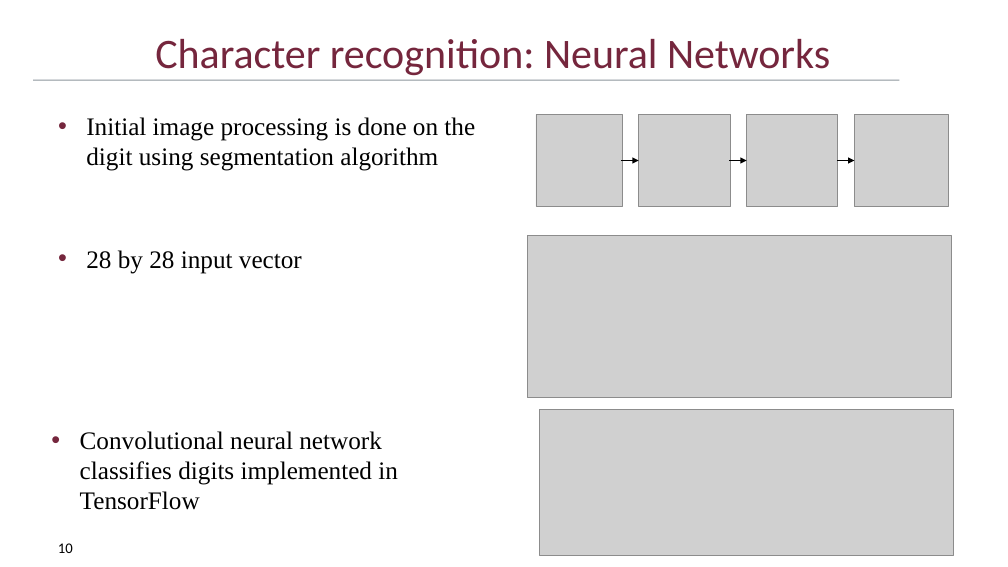
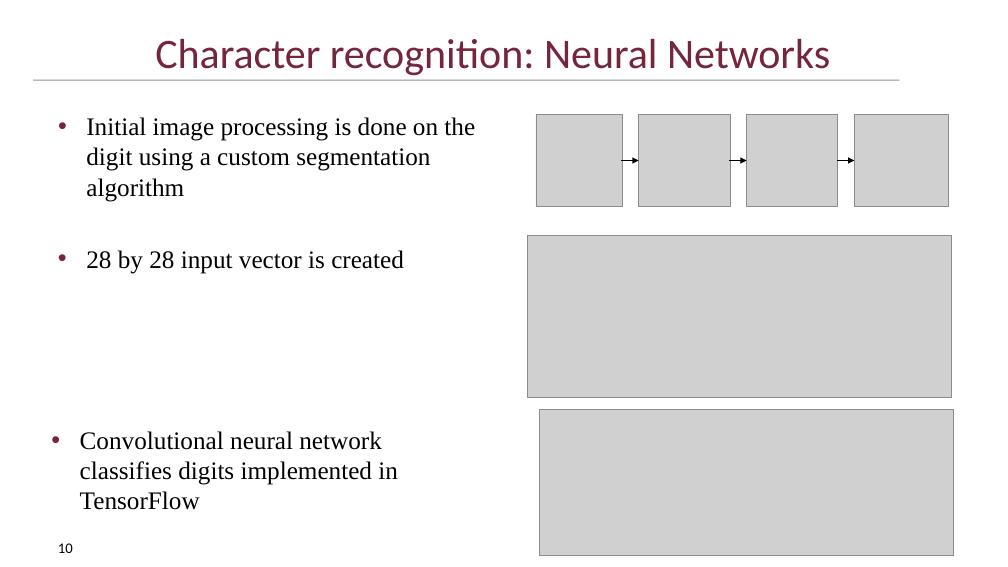
Before and after one commit to DriesSmit/SkripsieReport, a slide deck: slide 10 of OralExamination/SkripsieOral_APSmit.pptx. Drawn at 1008x567 pixels with LibreOffice and Linux fonts; fonts in the diff are those of the drawing; grey boxes stand for pictures; background and template pictures are left out. Boxes give left, top, right and bottom in pixels: in the first picture for what was removed or moved away, otherwise in the second. Text is boxed around its words. In the diff, an @@ line names an element or a change of style, - is before the commit and + after.

```diff
--- a/OralExamination/SkripsieOral_APSmit.pptx
+++ b/OralExamination/SkripsieOral_APSmit.pptx
@@ text at (x1=86, y1=117, x2=475, y2=202): text changed @@
-• Initial image processing is done on the digit using segmentation algorithm
+• Initial image processing is done on the digit using a custom segmentation algorithm
@@ text at (x1=86, y1=250, x2=404, y2=274): text changed @@
-• 28 by 28 input vector
+• 28 by 28 input vector is created
```
Also in this commit, not shown: 1 other slide changed.
